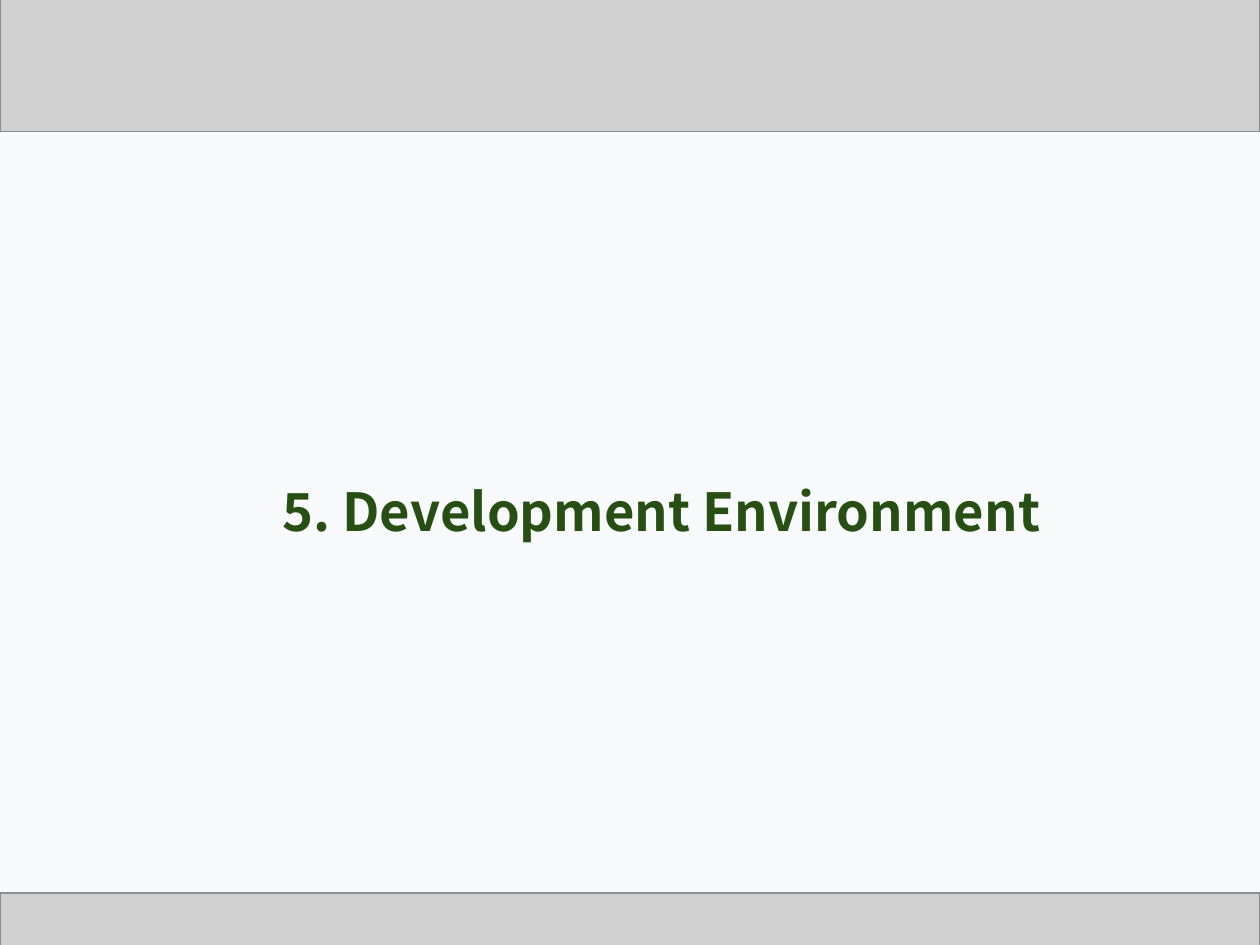
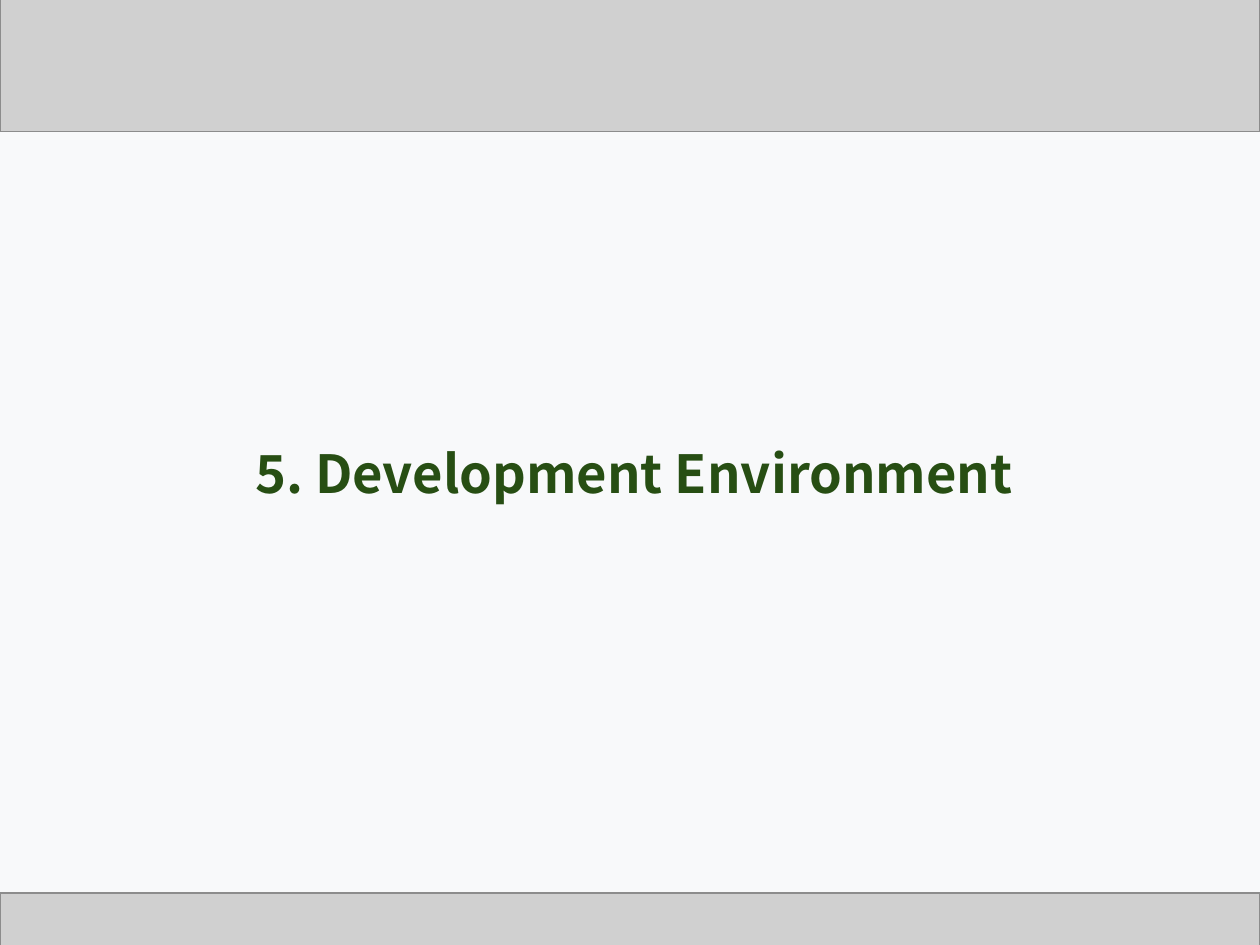
Before and after one commit to Team-GoNaMi/Docs, a slide deck: slide 20 of PPT/Team1_Presentation Material_3rd Week.pptx (slide 14 before the commit). Drawn at 1260x945 pixels with LibreOffice and Linux fonts; fonts in the diff are those of the drawing; grey boxes stand for pictures. Boxes give left, top, right and bottom in pixels: in the first picture for what was removed or moved away, otherwise in the second. Text is boxed around its words. In the diff, an @@ line names an element or a change of style, - is before the commit and + after.

```diff
--- a/PPT/Team1_Presentation Material_3rd Week.pptx
+++ b/PPT/Team1_Presentation Material_3rd Week.pptx
@@ text "5. Development Environment": place and size @@
-text "5. Development Environment" at (283, 488, 1040, 543)
+text "5. Development Environment" at (255, 450, 1013, 505)
@@ text "5. Development Environment" at (255, 450, 1013, 505): alignment centre to justified @@
```
Also in this commit, not shown: 15 other slides changed, 6 slides added, 1 other file.
